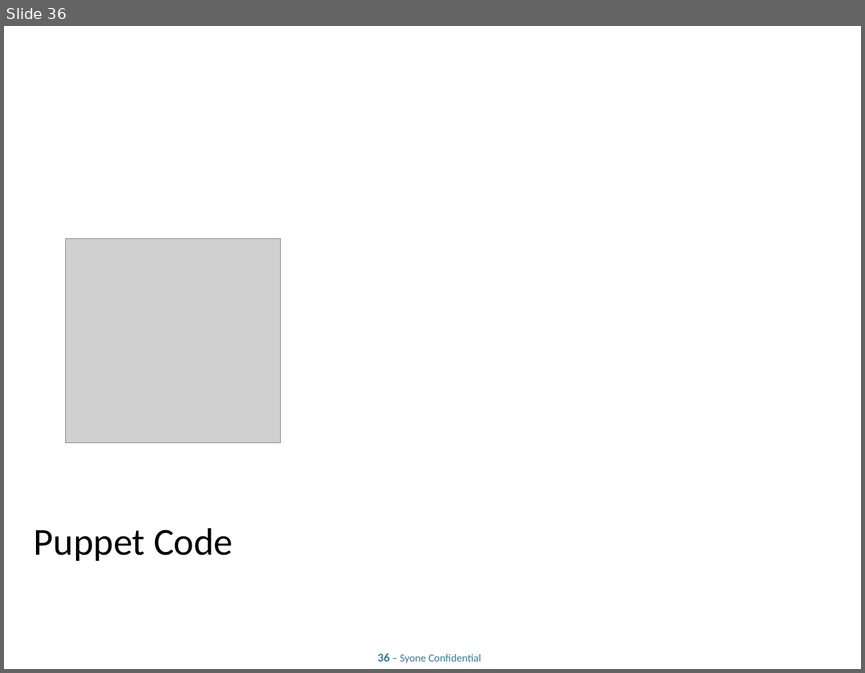
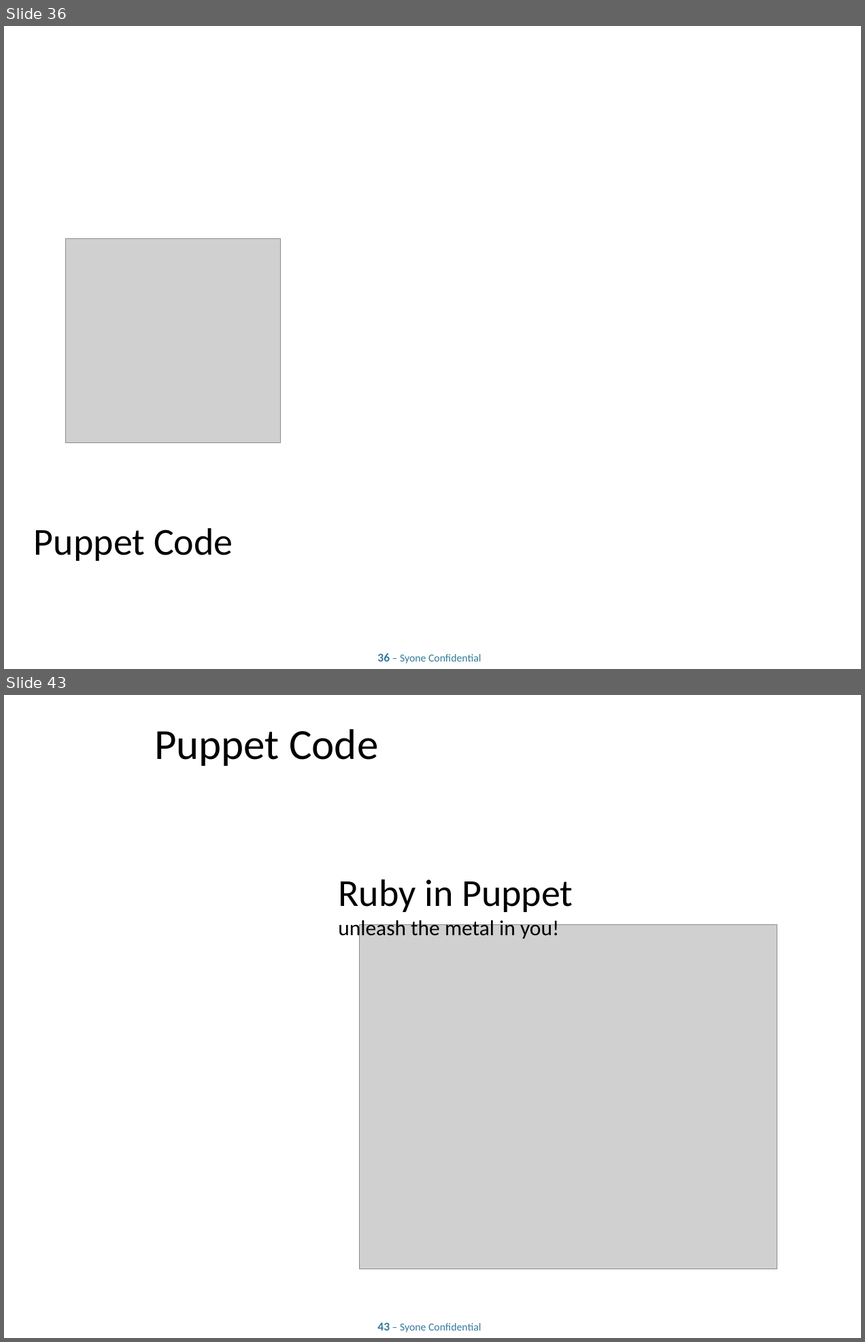
Before and after one commit to lpalgarvio/puppet-training, a slide deck: presentation/Advanced Puppet.odp. Shown one above the other, each under a label of ours: slide 36 before the commit, slides 36 and 43 after it; the slides between them are not shown. The pictures are 865x673 and 865x1342 pixels, drawn with LibreOffice and Linux fonts; fonts in the diff are those of the drawing; grey boxes stand for pictures; background and template pictures are left out. Boxes give left, top, right and bottom in pixels: in the first picture for what was removed or moved away, otherwise in the second. Text is boxed around its words. In the diff, an @@ line names an element or a change of style, - is before the commit and + after.

```diff
--- a/presentation/Advanced Puppet.odp
+++ b/presentation/Advanced Puppet.odp
@@ slide 43 added at [4, 695, 861, 1338], background #FFFFFF; not listed: 1 template element that a slide beside it also shows @@
@@ title added at [154, 729, 378, 766], 36 pt, text #000000 @@
+Puppet Code
@@ title added at [338, 879, 572, 940], 18 pt, text #000000 @@
+Ruby in Puppet
+unleash the metal in you!
@@ picture added at [359, 925, 777, 1269] @@
```
Also in this commit, not shown: 6 slides changed, 8 other slides added, 4 other files.
